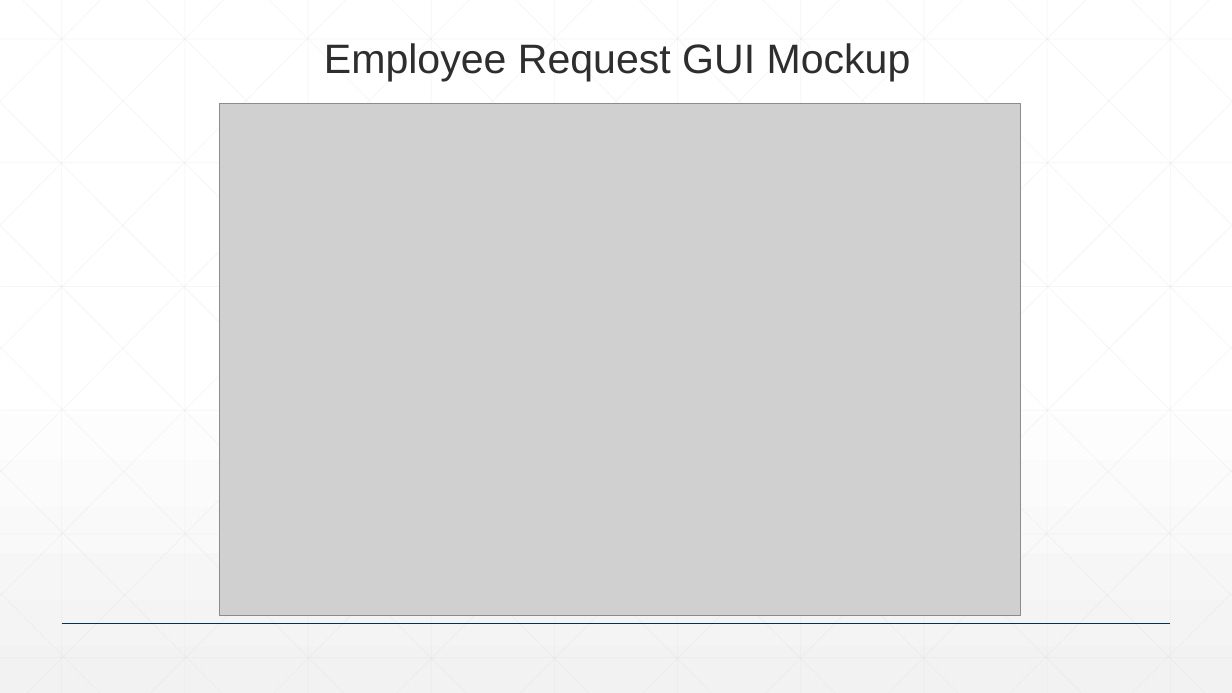
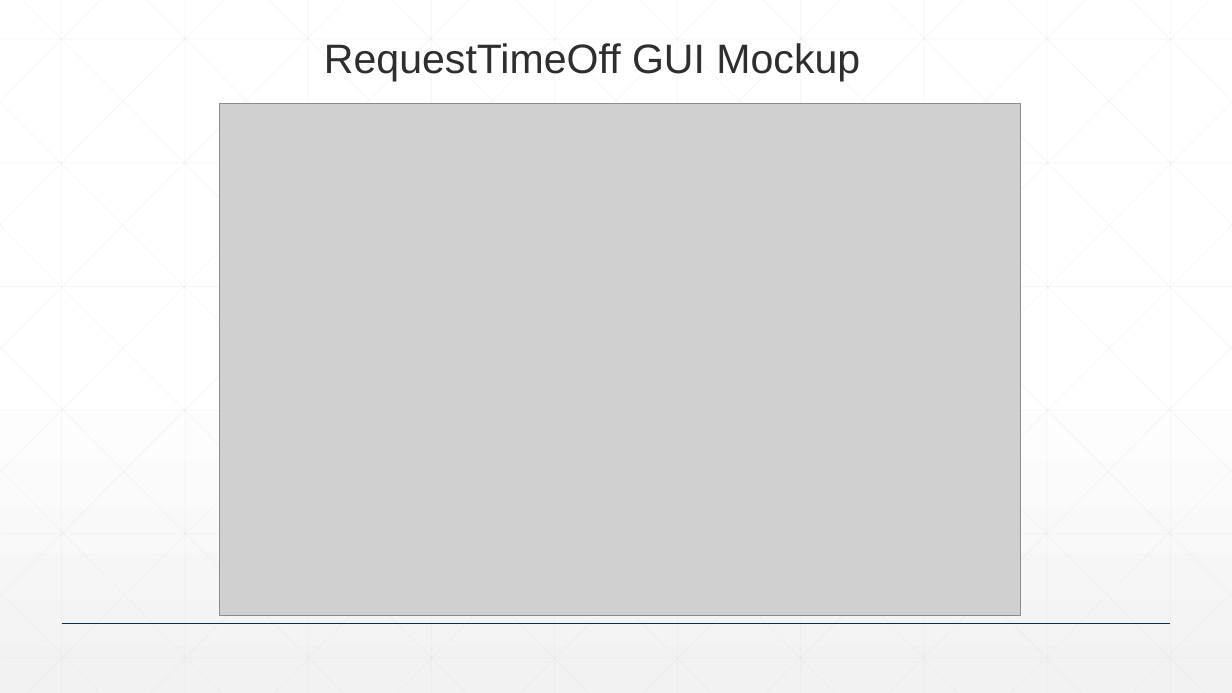
Before and after one commit to tattymennis/csci-4711-project, a slide deck: slide 3 of presentations/presentation-final.pptx. Drawn at 1232x693 pixels with LibreOffice and Linux fonts; fonts in the diff are those of the drawing; grey boxes stand for pictures. Boxes give left, top, right and bottom in pixels: in the first picture for what was removed or moved away, otherwise in the second. Text is boxed around its words. In the diff, an @@ line names an element or a change of style, - is before the commit and + after.

```diff
--- a/presentations/presentation-final.pptx
+++ b/presentations/presentation-final.pptx
@@ text at [324, 43, 860, 81]: text changed @@
-Employee Request GUI Mockup
+RequestTimeOff GUI Mockup
```
Also in this commit, not shown: 3 other slides changed, 8 other files.
